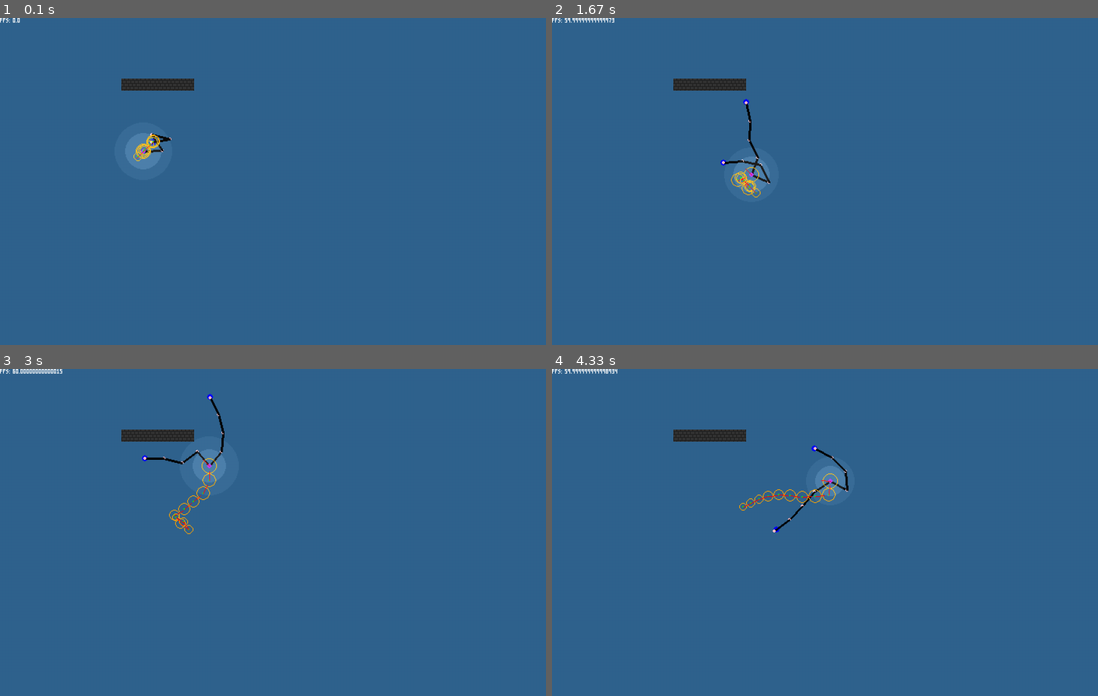
Above: before the commit, frames 1-4 (two rows, left to right).
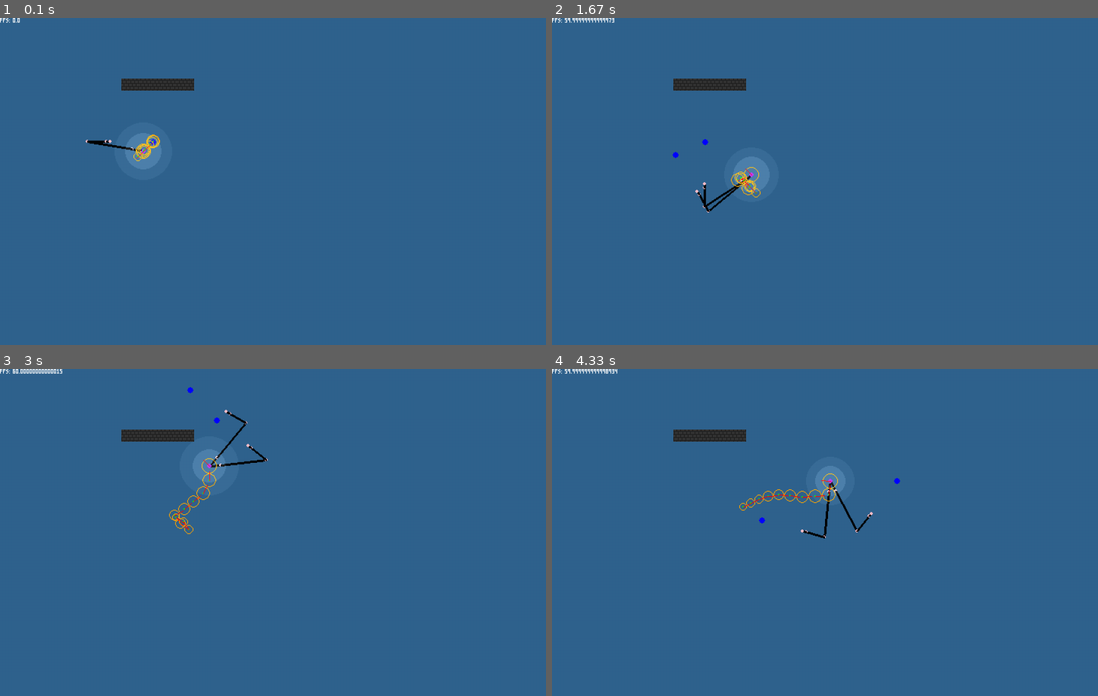
Above: after the commit, the same moments.

Repository: towella/testing-procedural-animation
Game: pygame game, started from code/main.py
Two runs of this game, one before a commit and one after it. Both use one fixed random seed, a clock stepped at 60 frames per second and the inputs below.
Inputs (mouse positions are in pixels of both pictures, inside the frame that each line leads up to):
- Up to frame 1 (0.1 s): no input
- Up to frame 2 (1.67 s): click (825, 181) at 0.38 s; click (693, 184) at 0.72 s; hold R 1-1.47 s; click (683, 60) at 1.55 s
- Up to frame 3 (3 s): click (141, 467) at 1.88 s; click (245, 617) at 2.22 s; click (256, 476) at 2.55 s; click (185, 424) at 2.88 s
- Up to frame 4 (4.33 s): click (966, 503) at 3.22 s; click (994, 525) at 3.55 s; click (939, 473) at 3.88 s; click (666, 470) at 4.22 s

The runs differ from the first frame. In frame 1, 0.2% of the frame differs, in the area x 15-32%, y 35-42%; in frame 2, 0.5%; in frame 3, 0.5%; in frame 4, 0.5%, in the area x 37-64%, y 23-52%.

Commit message:
Refactored and Updated Legs
- Refactored legs into appendage class (more easily usable in a general context), which is then utilised by legpair specifically for use as legs.
- Now able to specify desired length of each segment in an appendage. When lengths are not specified, defaults to equal division of total leg length based on number of elbows. Still buggy and may potentially prevent IK working properly depending on values used.

Diff:
--- a/code/player.py
+++ b/code/player.py
@@ -33,7 +33,6 @@
         self.collision_tolerance = tile_size
         self.corner_correction = 8  # tolerance for correcting player on edges of tiles (essentially rounded corners)
         self.vertical_corner_correction_boost = 4
-
 
         # - Brain -
         self.brain = Brain(self.head, self.surface)
@@ -58,6 +57,8 @@
         return body_points
 
 # -- checks --
+
+    # - input -
 
     def get_input(self, dt, tiles):
         keys = pygame.key.get_pressed()
@@ -162,7 +163,9 @@
             light.draw()
 
 
-# -- BODY --
+# --------- BODY ---------
+
+# --- body segments ---
 
 class Body_Segment(pygame.sprite.Sprite):
     def __init__(self, surface, spawn, segment_spacing, max_flex, max_move_speed, legs, parent_body_segment=None):
@@ -201,9 +204,12 @@
             # TODO define these parameters better (mainly for testing)
             max_leg_length = 100
             number_elbows = 3
-            target_angle = 40
-            step_interval = 80
-            self.legs = [LegPair(self.surface, self.pos, number_elbows, max_leg_length, target_angle, step_interval)]
+            target_angle = 30
+            step_interval = 150
+            leg_thickness = 3
+            seg_lengths = [15, 60, 25, 5]
+            self.legs = [LegPair(self.surface, self.pos, number_elbows, max_leg_length, target_angle, step_interval,
+                                 0, leg_thickness, seg_lengths)]
 
     # --- MOVEMENT ---
 
@@ -374,25 +380,33 @@
 
 
 class LegPair:
-    def __init__(self, surface, anchor, num_elbows, max_leg_length, target_angle, step_interval, move_offset=0, leg_thickness=3):
+    def __init__(self, surface, anchor, num_elbows, max_leg_length, target_angle, step_interval, move_offset=0,
+                 leg_thickness=3, segment_lengths=[]):
+        # TODO merge max_leg_length and segment_lengths into one variable?
         # - general -
         self.surface = surface
         self.anchor = anchor  # where the leg is joined to the parent object
-        self.rot = 0  # keeps track of leg rotation
+        self.rot = 0  # keeps track of rotation
         self.collision_tolerance = tile_size
 
         # - leg -
-        self.max_leg_length = max_leg_length  # informs length of leg segments
+        # define max leg length based on segment lengths or default
+        # default
+        if len(segment_lengths) == 0:
+            self.max_leg_length = max_leg_length  # informs length of leg segments
+        # custom
+        else:
+            self.max_leg_length = 0
+            for i in segment_lengths:
+                self.max_leg_length += i
         self.step_interval = step_interval
         # tracks movement of body compared to feet to determine when to move feet [left, right]
         # step_interval // 2 creates offset between the legs. Move offset for multiple pairs of legs per body seg
         self.step_timers = [self.step_interval // 2 + move_offset, move_offset]
-        self.leg_thickness = leg_thickness
         self.hip_flex = 80  # range of motion allowed between body segment and leg (annchor to foot)
 
         # - foot target -
         self.target_angle = target_angle
-
         # targets points the feet move to [left, right]
         self.targets = [[self.anchor[0], self.anchor[1]],
                         [self.anchor[0], self.anchor[1]]]
@@ -402,20 +416,13 @@
         self.feet = [[self.anchor[0], self.anchor[1]],
                      [self.anchor[0], self.anchor[1]]]  # the leg's foot points [left, right]
         self.foot_move = [False, False]  # whether a foot should move or not [left, right]
-
-        # - elbows -
-        # num_elbows + 2 allows one 'elbow' to be attached to anchor and one be attached to foot (see forward() and backward())
-        self.elbows = [[[self.anchor[0], self.anchor[1]] for i in range(num_elbows + 2)],
-                       [[self.anchor[0], self.anchor[1]] for i in range(num_elbows + 2)]]
-        # number of leg segments (elbows to be found)
-        # +1 to account for 0 elbow case (is not a problem because just iterates over anchor 'elbow' as 0th elbow)
-        self.num_elbows = num_elbows + 1
-        self.fabrik_tolerance = 1  # margin of error for fabrik (how close to foot nth elbow needs to be)
-        self.max_fabrik_iter = 17
-
-        # - lerp-
         self.lerp_increment = 0.05  # value added to lerp per frame when required
-        self.lerp = [0, 0]  # tracks lerp value of feet when moving (between 0 and 1, representing a percentage of movement) []left, right]
+        # tracks lerp value of feet when moving (between 0 and 1, representing a percentage of movement) [left, right]
+        self.lerp = [0, 0]
+
+        # - legs -
+        self.legs = [Appendage(self.surface, self.anchor, self.max_leg_length, leg_thickness, num_elbows, segment_lengths),
+                     Appendage(self.surface, self.anchor, self.max_leg_length, leg_thickness, num_elbows, segment_lengths)]
 
     # --- COLLISIONS ---
 
@@ -507,64 +514,6 @@
                 self.foot_move[1] = False
                 self.lerp[1] = 0
 
-    # -- FABRIK --
-
-    # FABRIK algorithm (Forwards And Backwards Reaching Inverse Kinematic)
-    def find_elbows(self, elbows, foot):
-        segment_length = self.max_leg_length // self.num_elbows
-
-        # - if the foot is too far away, fully extend leg -
-        if get_distance(self.anchor, foot) >= self.max_leg_length:
-            angle_to_foot = get_angle_rad(self.anchor, foot)
-            # modifies every elbow in relation to anchor. Repositions towards foot
-            for i in range(len(elbows)):
-                # first elbow will be on anchor (0 segment lengths away)
-                elbows[i][0] = self.anchor[0] + math.sin(angle_to_foot) * segment_length * i
-                elbows[i][1] = self.anchor[1] + math.cos(angle_to_foot) * segment_length * i
-
-        else:
-            elbows = self.backwards(elbows, foot, segment_length)
-            elbows = self.forwards(elbows, segment_length)
-            # continue to loop until either we have, looped 10 times, or are within the tolerance distance
-            loop = 0
-            # 0 < loop forces one iteration (so 0th elbow syncs with anchor which may have moved)
-            while 0 < loop < self.max_fabrik_iter and get_distance(elbows[-1], foot) > self.fabrik_tolerance:
-                elbows = self.backwards(elbows, foot, segment_length)
-                elbows = self.forwards(elbows, segment_length)
-                loop += 1
-
-        return elbows
-
-    def forwards(self, elbows, segment_length):
-        # set start elbow to anchor position
-        elbows[0] = [self.anchor[0], self.anchor[1]]
-        prev_elbow = elbows[0]
-
-        # from 1 to n to exclude 0th elbow, since we have already positioned it
-        for i in range(1, len(elbows)):
-            angle = get_angle_rad(prev_elbow, elbows[i])
-            elbows[i] = [prev_elbow[0] + math.sin(angle) * segment_length,
-                         prev_elbow[1] + math.cos(angle) * segment_length]
-            prev_elbow = elbows[i]
-
-        return elbows
-
-    def backwards(self, elbows, foot, segment_length):
-        # set nth elbow to goal position
-        elbows[-1] = [foot[0], foot[1]]
-        prev_elbow = elbows[-1]
-
-        # len - 2 to exclude nth elbow, since we have already positioned it
-        # loop to -1 since range is noninclusive (want to loop to 0)
-        # TBH i don't fully understand how I came up with this. It just works.
-        for i in range(len(elbows) - 2, -1, -1):
-            angle = get_angle_rad(prev_elbow, elbows[i])
-            elbows[i] = [prev_elbow[0] + math.sin(angle) * segment_length,
-                         prev_elbow[1] + math.cos(angle) * segment_length]
-            prev_elbow = elbows[i]
-
-        return elbows
-
     # --- UPDATE AND DRAW ---
 
     def update(self, pos, rot, distance, tiles):
@@ -573,8 +522,9 @@
 
         self.find_targets()
         self.find_feet(int(distance), tiles)  # cast distance to int for memory efficiency
-        self.elbows[0] = self.find_elbows(self.elbows[0], self.feet[0])
-        self.elbows[1] = self.find_elbows(self.elbows[1], self.feet[1])
+        # update legs, passing in feet as targets
+        for i in range(len(self.legs)):
+            self.legs[i].update(self.anchor, self.feet[i])
 
     def draw(self):
         # ------------ FEET BALLS ---------------
@@ -585,25 +535,170 @@
         #pygame.draw.circle(self.surface, 'red', self.targets[0], 5, 1)
         #pygame.draw.circle(self.surface, 'red', self.targets[1], 5, 1)
 
-        # ----------- ELBOWS -------------
-        prev_elbow = self.elbows[0][0]
-        pygame.draw.circle(self.surface, 'pink', prev_elbow, 2)
-        for i in range(1, len(self.elbows[0])):
-            elbow = self.elbows[0][i]
-            pygame.draw.line(self.surface, 'black', prev_elbow, elbow, self.leg_thickness)
-            pygame.draw.circle(self.surface, 'pink', elbow, 2)
-            prev_elbow = elbow
-
-        prev_elbow = self.elbows[1][0]
-        pygame.draw.circle(self.surface, 'pink', prev_elbow, 2)
-        for i in range(1, len(self.elbows[1])):
-            elbow = self.elbows[1][i]
-            pygame.draw.line(self.surface, 'black', prev_elbow, elbow, self.leg_thickness)
-            pygame.draw.circle(self.surface, 'pink', elbow, 2)
-            prev_elbow = elbow
-
-
-# -- BRAIN --
+        # ----------- LEG SEGMENTS -------------
+        for leg in self.legs:
+            leg.draw()
+
+
+class Appendage:
+    def __init__(self, surface, anchor, max_length, line_weight=3, num_joints=1, segment_lengths=[]):
+        # -- general --
+        self.surface = surface
+        self.anchor = anchor  # base point appendage is connected to
+        self.target = anchor  # point the appendage is aiming to touch
+
+        # -- joints --
+        # number of leg segments (joints to be solved for)
+        # +1 to account for 0 elbow case (is not a problem because just iterates over anchor 'elbow' as 0th elbow)
+        self.num_joints = num_joints + 1
+        # num_elbows + 2 allows one 'joint' to be attached to anchor and one be attached to target (see forward() and backward())
+        self.joints = [[self.anchor[0], self.anchor[1]] for i in range(num_joints + 2)]
+
+        # -- segments --
+        self.seg_lengths = segment_lengths  # custom leg segment lengths
+
+        # if specific lengths are passed in, base max length on their sum as long as len(segment_lengths) + 1 == num_joints
+        # A -- o -- o -- o -- E   i.e. 3 joints = 4 lengths
+        # default
+        if len(segment_lengths) == 0:
+            self.custom_lengths = False  # whether segment_lengths has been specified or not
+            self.max_length = max_length  # maximum length of appendage
+
+        # error exception
+        elif len(segment_lengths) - 1 != num_joints:
+            raise Exception("Appendage error: Number of passed segment lengths must be one greater than number of joints.")
+
+        # custom
+        else:
+            self.custom_lengths = True
+            self.max_length = 0
+            for length in segment_lengths:
+                self.max_length += length
+        self.seg_length = self.max_length // self.num_joints  # distance between two joints. Used if segment_lengths is empty
+
+        # -- FABRIK --
+        self.tolerance = 1  # maximum pixel distance tolerance between end effector and target
+        self.max_iter = 17  # maximum number of iterations before IK terminates (to prevent hang)
+
+        # -- cosmetic --
+        self.line_weight = line_weight
+
+    # --- COLLISIONS ---
+
+    def collision_x(self, new_pos, prev_pos, tiles):
+        # pos == prev pos but with x coordinate changed ready for collision testing
+        pos = [new_pos[0], prev_pos[1]]
+        # -- X Collisions --
+        for tile in tiles:
+            if tile.hitbox.collidepoint(pos):
+                # if inside tile, return x of prev position (ASSUMES DOESNT START IN TILE)
+                return prev_pos[0]
+        # if not inside tile, return x of new position
+        return new_pos[0]
+
+    def collision_y(self, new_pos, prev_pos, tiles):
+        # pos == prev pos but with x coordinate changed ready for collision testing
+        pos = [prev_pos[0], new_pos[1]]
+        # -- X Collisions --
+        for tile in tiles:
+            if tile.hitbox.collidepoint(pos):
+                # if inside tile, return x of prev position (ASSUMES DOESNT START IN TILE)
+                return prev_pos[1]
+        # if not inside tile, return x of new position
+        return new_pos[1]
+
+    # -- FABRIK --
+
+    # FABRIK algorithm (Forwards And Backwards Reaching Inverse Kinematic)
+    def solve_joints(self):
+        # - if the target is too far away, fully extend appendage -
+        if get_distance(self.anchor, self.target) >= self.max_length:
+            target_angle = get_angle_rad(self.anchor, self.target)
+            # modifies every elbow in relation to anchor. Repositions towards target
+            length = 0
+            # skips 0th joint which should be on anchor
+            for i in range(1, len(self.joints)):
+                # increment length
+                if self.custom_lengths:
+                    # cumulatively sum lengths for each joint
+                    # joint 1 corresponds to length 0 .: i - 1
+                    length += self.seg_lengths[i - 1]
+                else:
+                    length += self.seg_length
+
+                self.joints[i] = [self.anchor[0] + math.sin(target_angle) * length,
+                                  self.anchor[1] + math.cos(target_angle) * length]
+
+        else:
+            self.backwards()
+            self.forwards()
+            # continue to loop until either we have, looped 10 times, or are within the tolerance distance
+            loop = 0
+            # 0 < loop forces one iteration (so 0th elbow syncs with anchor which may have moved)
+            while 0 < loop < self.max_iter and get_distance(self.joints[-1], self.target) > self.tolerance:
+                self.backwards()
+                self.forwards()
+                loop += 1
+
+    def forwards(self):
+        # set start elbow to anchor position
+        self.joints[0] = [self.anchor[0], self.anchor[1]]
+
+        # from 1 to n to exclude 0th elbow, since we have already positioned it
+        for i in range(1, len(self.joints)):
+            # get length
+            if self.custom_lengths:
+                # get corresponding length from custom segment lengths. Joint 1 corresponds to length 0 .: i - 1
+                length = self.seg_lengths[i - 1]
+            else:
+                # otherwise use default length
+                length = self.seg_length
+
+            # update joint
+            prev_joint = self.joints[i - 1]
+            angle = get_angle_rad(prev_joint, self.joints[i])
+            self.joints[i] = [prev_joint[0] + math.sin(angle) * length,
+                              prev_joint[1] + math.cos(angle) * length]
+
+    def backwards(self):
+        # set nth elbow to goal position
+        self.joints[-1] = [self.target[0], self.target[1]]
+        prev_joint = self.joints[-1]
+
+        # len - 2 to exclude nth elbow, since we have already positioned it
+        # loop to -1 since range is noninclusive (want to loop to 0)
+        # TBH i don't fully understand how I came up with this. It just works.
+        for i in range(len(self.joints) - 2, -1, -1):
+            # get length
+            if self.custom_lengths:
+                # get corresponding length from custom segment lengths. Joint 1 corresponds to length 0 .: i - 1
+                length = self.seg_lengths[i - 1]
+            else:
+                # otherwise use default length
+                length = self.seg_length
+
+            # update joint
+            angle = get_angle_rad(prev_joint, self.joints[i])
+            self.joints[i] = [prev_joint[0] + math.sin(angle) * length,
+                              prev_joint[1] + math.cos(angle) * length]
+            prev_joint = self.joints[i]
+
+    # -- update and draw --
+
+    def update(self, anchor, target):
+        self.anchor = anchor
+        self.target = target
+        self.solve_joints()
+
+    def draw(self):
+        # skip anchor joint
+        for i in range(1, len(self.joints)):
+            joint = self.joints[i]
+            pygame.draw.line(self.surface, 'black', self.joints[i - 1], joint, self.line_weight)
+            pygame.draw.circle(self.surface, 'pink', joint, 2)
+
+
+# --------- BRAIN ---------
 
 class Brain:
     def __init__(self, head_segment, surface):
--- a/code/support.py
+++ b/code/support.py
@@ -3,7 +3,7 @@
 from game_data import tile_size
 
 
-# -- IMPORT FUNCTIONS --
+# ------------------ IMPORT FUNCTIONS ------------------
 
 # allows paths to be used for both normal running in PyCharm and as an .exe
 def resource_path(relative_path):
@@ -83,7 +83,7 @@
     return cut_tiles
 
 
-# -- PROCEDURAL GRAPHICS --
+# ------------------ PROCEDURAL GRAPHICS ------------------
 
 def swap_colour(img, old_c, new_c):
     img.set_colorkey(old_c)
@@ -125,7 +125,7 @@
     return surf
 
 
-# -- UTILITIES --
+# ------------------ UTILITIES ------------------
 
 # uses distance between points to lerp based on time between 0 and 1 (acts as % travelled)
 # returns updated val1 position
Not shown, changed: TODO
